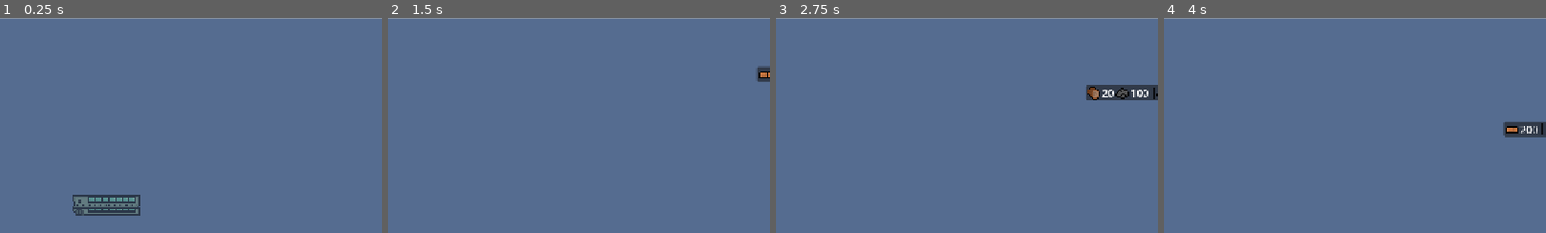
Above: before the commit, frames 1-4 (left to right).
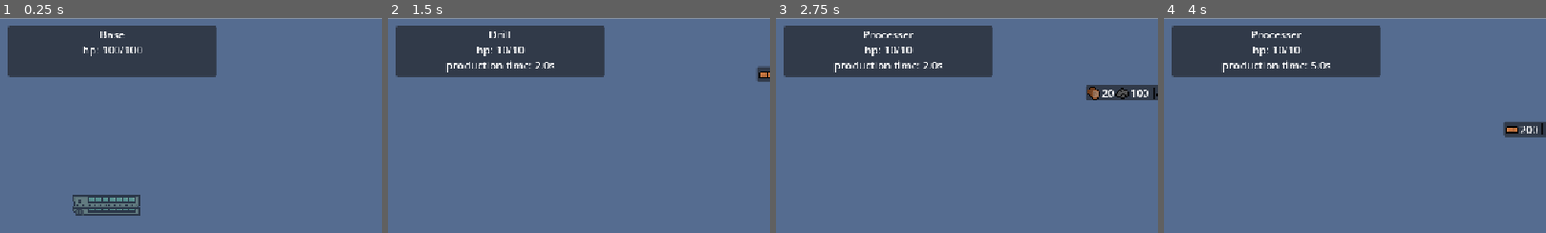
Above: after the commit, the same moments.

Repository: lucasbou-upsider/Indie-jam
Game: Godot game, scene res://scene/world.tscn
Same seed, same stepped clock (60 frames per second), same inputs: the game is played once before the commit and once after it.
Inputs (mouse positions are % of the whole screen's width and height, from its top left):
- Up to frame 1 (0.25 s): no input
- Up to frame 2 (1.5 s): click (95, 15) at 0.5 s; click (95, 20) at 1.25 s
- Up to frame 3 (2.75 s): click (95, 24) at 2 s
- Up to frame 4 (4 s): click (95, 28) at 2.75 s; click (95, 33) at 3.5 s
The pictures show only the part of the screen within x 36-86%, y 6-56%; the shares and areas given below are measured in that part.

The runs differ from the first frame. In frame 1, 13% of the frame differs, in the area x 2-57%, y 3-28%; in frame 2, 13%; in frame 3, 13%; in frame 4, 13%.

Commit message:
tool_tip

Diff:
--- a/GLOBAL.gd
+++ b/GLOBAL.gd
@@ -1,6 +1,7 @@
 extends Node
 
 #pv
+var tool_tip: RichTextLabel
 var base_pv := 100
 var degats = {"base": 1, "gros": 3, "feu": 6, "anti": 1000000000}
 var DEBUG := true
@@ -30,17 +31,6 @@
 
 func _process(_delta) -> void:
 	mouse_busy = selected != null
-	if Input.is_action_just_pressed("a"):
-		print(selected)
-
-func unselect() -> void:
-	if selected != null:
-		selected.modulate = Color(1, 1, 1, 1)
-		selected = null
-
-func select(node):
-	selected = node
-	selected.modulate =Color(0.8, 1, 0.8, 1.0)
 
 
 func _ready():
--- a/scene/craft/Base.gd
+++ b/scene/craft/Base.gd
@@ -1,6 +1,7 @@
 extends RigidBody2D
 class_name Base
 
+var pv_max: int = 100
 var pv: int = GLOBAL.base_pv
 var is_blueprint := true
 var bodycount := 0
@@ -8,13 +9,13 @@
 @onready var collision_shape_2d: CollisionShape2D = $CollisionShape2D
 @onready var sprite_2d: Sprite2D = $Sprite2D
 
-#defreez pour les signaux
+#defreeze pour les signaux
 
 func defreeze():
 	sleeping = false
 
 func _ready() -> void:
-	GLOBAL.select(self)
+	get_parent().select(self)
 	SIGNAL.connect("defreeze", defreeze)
 	collision_shape_2d.disabled = true
 
@@ -26,7 +27,13 @@
 
 	# Input
 	if Input.is_action_just_pressed("click gauche"):
-		place_self()
+		if is_blueprint:
+			place_self()
+		elif mouse_overed:
+			if GLOBAL.selected == self:
+				get_parent().unselect()
+			else:
+				get_parent().select(self)
 
 	# blueprint
 	if is_blueprint == true:
@@ -45,7 +52,7 @@
 		sprite_2d.self_modulate = Color(1, 1, 1, 1)
 		is_blueprint = false
 		collision_shape_2d.disabled = false
-		GLOBAL.unselect()
+		get_parent().unselect()
 
 func _on_area_2d_area_exited(_area: Area2D) -> void:
 	#regarder si possible de placer
@@ -67,3 +74,8 @@
 	mouse_overed = true
 func _on_area_2d_mouse_exited() -> void:
 	mouse_overed = false
+
+func tooltipify():
+	var res := "Base\n"
+	res = res + "hp: "+str(pv)+"/"+str(pv_max)
+	return res
--- a/scene/craft/bloc/bloc.gd
+++ b/scene/craft/bloc/bloc.gd
@@ -40,7 +40,7 @@
 		for mat in minerais:
 			if mat[0] != "":
 				GLOBAL.set(mat[0], GLOBAL.get(mat[0]) - mat[1] )
-		GLOBAL.select(self)
+		get_parent().select(self)
 	else:
 		queue_free()
 
@@ -52,9 +52,9 @@
 			place_self()
 		elif mouse_overed:
 			if GLOBAL.selected == self:
-				GLOBAL.unselect()
+				get_parent().unselect()
 			else:
-				GLOBAL.select(self)
+				get_parent().select(self)
 
 
 
@@ -95,7 +95,7 @@
 func place_self():
 	if bodycount == 0:
 		sprite_2d.self_modulate = Color(1, 1, 1, 1)
-		GLOBAL.unselect()
+		get_parent().unselect()
 		is_blueprint = false
 
 func _on_area_2d_area_entered(area: Area2D) -> void:
@@ -119,3 +119,8 @@
 	mouse_overed = true
 func _on_area_2d_mouse_exited() -> void:
 	mouse_overed = false
+
+func tooltipify():
+	var res := "Block\n"
+	res = res + "hp: "+str(pv)+"/"+str(pv_max)
+	return res
--- a/scene/craft/foreuse/foreuse.gd
+++ b/scene/craft/foreuse/foreuse.gd
@@ -51,7 +51,7 @@
 		for mat in minerais:
 			if mat[0] != "":
 				GLOBAL.set(mat[0], GLOBAL.get(mat[0]) - mat[1] )
-		GLOBAL.select(self)
+		get_parent().select(self)
 	else:
 		queue_free()
 
@@ -63,9 +63,9 @@
 			place_self()
 		elif mouse_overed:
 			if GLOBAL.selected == self:
-				GLOBAL.unselect()
+				get_parent().unselect()
 			else:
-				GLOBAL.select(self)
+				get_parent().select(self)
 
 	#destruction
 	if Input.is_action_pressed("click droit"):
@@ -107,7 +107,7 @@
 func place_self():
 	if bodycount == 0:
 		sprite_2d.self_modulate = Color(1, 1, 1, 1)
-		GLOBAL.unselect()
+		get_parent().unselect()
 		electrical_strenght()
 		production_timer.start()
 		is_blueprint = false
@@ -146,3 +146,9 @@
 	mouse_overed = true
 func _on_area_2d_mouse_exited() -> void:
 	mouse_overed = false
+
+func tooltipify():
+	var res := "Drill\n"
+	res = res + "hp: "+str(pv)+"/"+str(pv_max)
+	res = res + "\nproduction time: "+str(production_timer.wait_time)+"s"
+	return res
--- a/scene/craft/transformateur.gd
+++ b/scene/craft/transformateur.gd
@@ -57,7 +57,7 @@
 		for mat in minerais:
 			if mat[0] != "":
 				GLOBAL.set(mat[0], GLOBAL.get(mat[0]) - mat[1] )
-		GLOBAL.select(self)
+		get_parent().select(self)
 	else:
 		queue_free()
 
@@ -69,9 +69,9 @@
 			place_self()
 		elif mouse_overed:
 			if GLOBAL.selected == self:
-				GLOBAL.unselect()
+				get_parent().unselect()
 			else:
-				GLOBAL.select(self)
+				get_parent().select(self)
 
 
 
@@ -108,7 +108,7 @@
 func place_self():
 	if bodycount == 0:
 		sprite_2d.self_modulate = Color(1, 1, 1, 1)
-		GLOBAL.unselect()
+		get_parent().unselect()
 		if (position.x > position_x_gauche and position.x < position_x_droite) and (position.y > position_y_haut and position.y < position_y_bas):
 			sprite_2d.play("default")
 		else :
@@ -155,8 +155,14 @@
 	if is_blueprint:
 		bodycount -= 1
 
-
 func _on_clearance_area_mouse_entered() -> void:
 	mouse_overed = true
 func _on_clearance_area_mouse_exited() -> void:
 	mouse_overed = false
+
+
+func tooltipify():
+	var res := "Processer\n"
+	res = res + "hp: "+str(pv)+"/"+str(pv_max)
+	res = res + "\nproduction time: "+str(production_timer.wait_time)+"s"
+	return res
--- a/scene/world.gd
+++ b/scene/world.gd
@@ -25,10 +25,11 @@
 const FUSIONNEUR_DE_BRONZE = preload("uid://78oce3mk04lx")
 const TRANSFORMATEUR = preload("uid://rtn0xcaetf3g")
 const CRAMEUR = preload("uid://c3d6mctffdjwo")
-
+const BASE = preload("uid://byxo1qtpjx30p")
 
 var speed
 var quake_queue = []
+
 
 @onready var progress_bar: ProgressBar = $Interface/ProgressBar
 @onready var camera_2d: Camera2D = $Camera2D
@@ -36,9 +37,12 @@
 @onready var quake_timer: Timer = $kayou_spawn/quake_timer
 @onready var quaker: Timer = $kayou_spawn/quaker
 
+@onready var tool_tip: RichTextLabel = $Interface/ToolTip/RichTextLabel
+
 
 func _ready() -> void:
-	pass
+	tool_tip.get_parent().visible = false
+	add_child(BASE.instantiate())
 
 
 func _process(_delta: float) -> void:
@@ -75,6 +79,20 @@
 		var newbat = batiment.instantiate()
 		newbat.global_position = get_global_mouse_position()
 		add_child(newbat)
+
+
+func unselect() -> void:
+	if GLOBAL.selected != null:
+		tool_tip.get_parent().visible = false
+		tool_tip.text = "no building selected"
+		GLOBAL.selected.modulate = Color(1, 1, 1, 1)
+		GLOBAL.selected = null
+
+func select(node) -> void:
+	GLOBAL.selected = node
+	tool_tip.get_parent().visible = true
+	tool_tip.text = GLOBAL.selected.tooltipify()
+	GLOBAL.selected.modulate =Color(0.8, 1, 0.8, 1.0)
 
 
 func quake(intensity):
--- a/scene/world.tscn
+++ b/scene/world.tscn
@@ -1,6 +1,5 @@
 [gd_scene format=4 uid="uid://cicrbxdj73ek4"]
 
-[ext_resource type="PackedScene" uid="uid://byxo1qtpjx30p" path="res://scene/craft/Base.tscn" id="1_pjass"]
 [ext_resource type="Script" uid="uid://dy7qnufb0wjm5" path="res://scene/world.gd" id="1_txmk2"]
 [ext_resource type="Script" uid="uid://xf8stc6u11am" path="res://scene/ennemie/kayou_spawn.gd" id="2_w4qq1"]
 [ext_resource type="Texture2D" uid="uid://ch4doomrpk4ig" path="res://sprite/New_Piskel_8.png" id="3_hcb8y"]
@@ -334,10 +333,6 @@
 position_smoothing_enabled = true
 position_smoothing_speed = 8.0
 
-[node name="Base" parent="." unique_id=1313463931 instance=ExtResource("1_pjass")]
-position = Vector2(2, -433)
-mass = 1.0
-
 [node name="Interface" type="CanvasLayer" parent="." unique_id=476184838]
 
 [node name="ProgressBar" type="ProgressBar" parent="Interface" unique_id=910387552]
@@ -2186,6 +2181,21 @@
 offset_bottom = 34.805332
 theme_override_font_sizes/font_size = 17
 text = "  300"
+horizontal_alignment = 1
+
+[node name="ToolTip" type="Panel" parent="Interface" unique_id=1269617451]
+offset_left = 427.0
+offset_top = 54.0
+offset_right = 741.0
+offset_bottom = 130.0
+
+[node name="RichTextLabel" type="RichTextLabel" parent="Interface/ToolTip" unique_id=1372653129]
+layout_mode = 0
+offset_left = 1.0
+offset_top = 1.0
+offset_right = 313.0
+offset_bottom = 41.0
+fit_content = true
 horizontal_alignment = 1
 
 [connection signal="timeout" from="kayou_spawn/quake_timer" to="." method="_on_quake_timer_timeout"]
